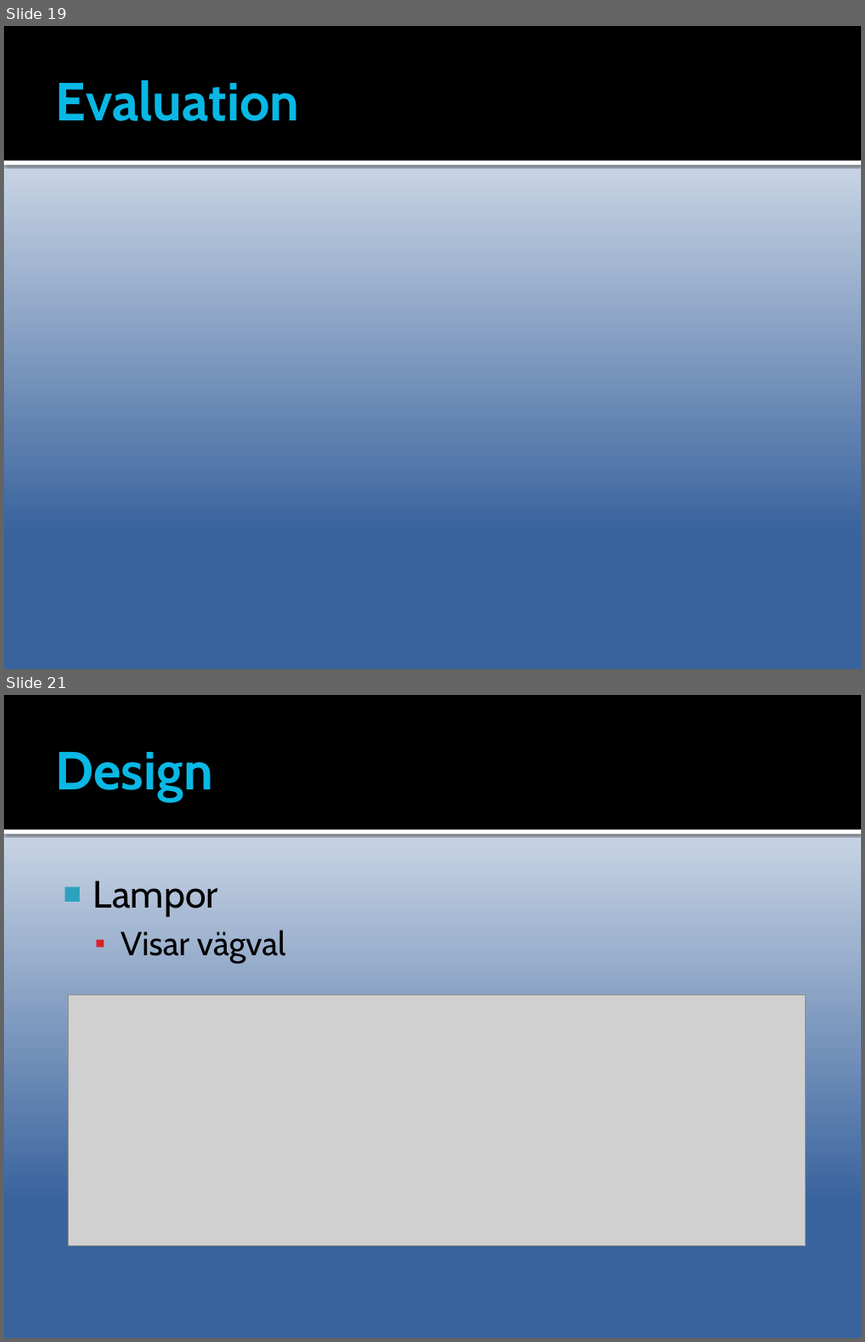
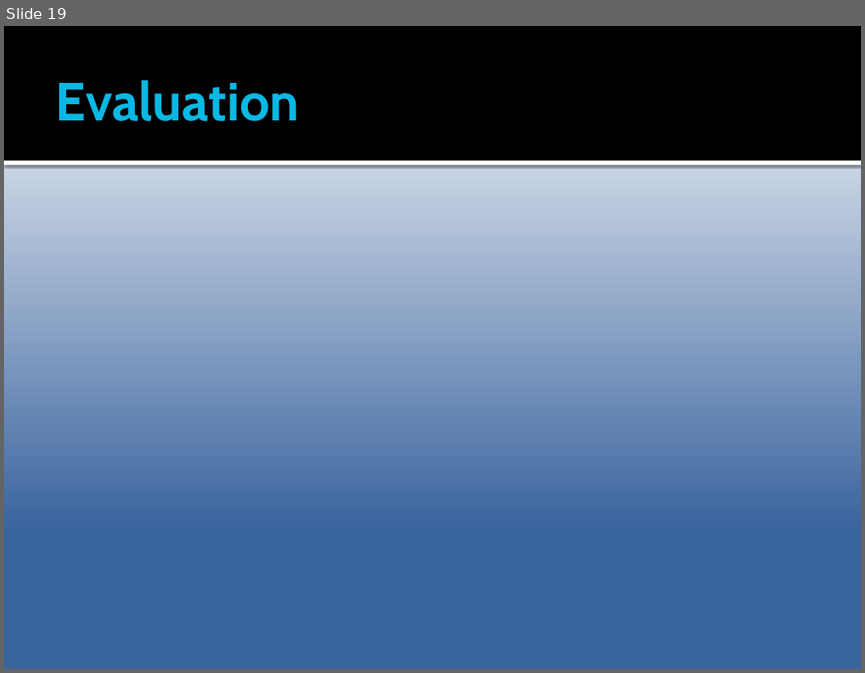
Before and after one commit to Epipolarna/Tracking, a slide deck: Documentation/TSBB15prez.pptx. Shown one above the other, each under a label of ours: slides 19 and 21 before the commit, slide 19 after it; the slides between them are not shown. The pictures are 865x1342 and 865x673 pixels, drawn with LibreOffice and Linux fonts; fonts in the diff are those of the drawing; grey boxes stand for pictures. Boxes give left, top, right and bottom in pixels: in the first picture for what was removed or moved away, otherwise in the second. Text is boxed around its words. In the diff, an @@ line names an element or a change of style, - is before the commit and + after.

```diff
--- a/Documentation/TSBB15prez.pptx
+++ b/Documentation/TSBB15prez.pptx
@@ slide 21 removed at (x1=4, y1=695, x2=861, y2=1338), background gradient #FFFFFF to #39639D; not listed: 2 template elements that a slide beside it also shows @@
@@ title removed at (x1=55, y1=752, x2=213, y2=802) @@
-Design
@@ text removed at (x1=93, y1=880, x2=285, y2=964) @@
-■ Lampor
-  ▪ Visar vägval
@@ picture removed at (x1=69, y1=995, x2=805, y2=1246) @@
```
Also in this commit, not shown: 7 slides changed, 3 slides added, 5 other slides removed.
